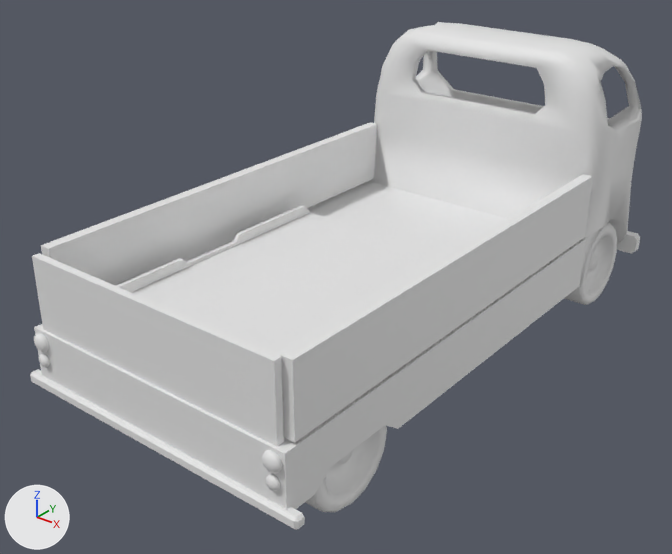
Renders of the FBX model Assets/Props/Truck/truck.fbx from each side of a commit.
One viewpoint serves both versions: a camera (50 mm lens) standing at (8.13, -11.33, 8.01) and looking at (-0.28, -0.82, 1.49). The lights are fixed; the arrows at lower left show +X, +Y and +Z. Where no turn or scale is listed for an object, it has been applied to the vertices.

Objects in the first picture: 'L_SideDoor', 'R_SideDoor', 'RearDoor', 'Truck', 'ramp'.
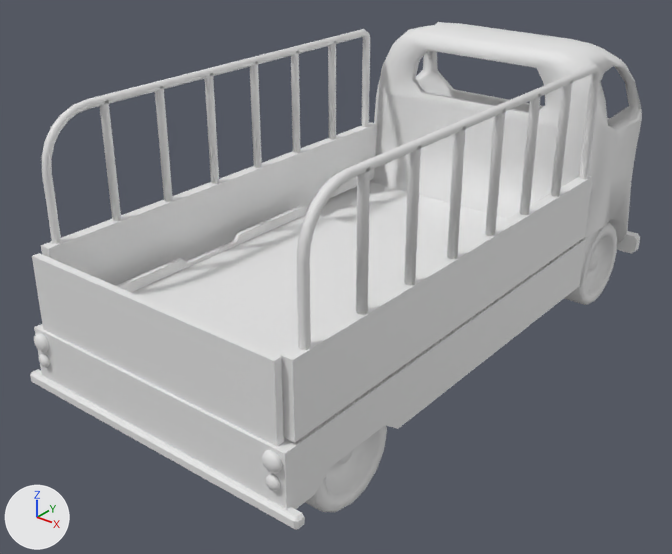
Patch to the scene script:
```diff
--- a/Assets/Props/Truck/truck.fbx.py
+++ b/Assets/Props/Truck/truck.fbx.py
@@ me_cube_005 @@
 # used by ob_r_sidedoor; location = (2.34, -1.17, 1.67)
-me_cube_005.from_pydata(...)  # 8 vertices, 6 faces; spans x -0.19..-0.01, y -3.67..3.85, z 0.04..1.13
+me_cube_005.from_pydata(...)  # 152 vertices, 114 faces; spans x -0.19..-0.01, y -3.67..3.85, z 0.04..3.01
+# me_cube_005 part 4: a new loose piece of 72 vertices spanning x -0.16..-0.04, y -3.44..3.75, z 1.07..3.01, in mat_truck_mat (white #e7e7e7)
+# me_cube_005 part 5
+# 36 vertices are added at x -0.16..-0.04, y -2.39..2.75, z 1.07
+# 36 new vertices lie (0.0, 0.0, 1.87) away from vertices in x -0.16..-0.04, y -2.39..2.75, z 1.07
+# 42 new faces join them
+# me_cube_005 part 6: the surface is now shaded smooth
 me_cube_005.materials.append(mat_truck_mat)
@@ me_door @@
 # used by ob_l_sidedoor; location = (-2.32, -1.08, 1.71)
-me_door.from_pydata(...)  # 8 vertices, 6 faces; spans x 0.02..0.19, y -3.67..3.85, z 0.04..1.13
+me_door.from_pydata(...)  # 152 vertices, 114 faces; spans x 0.02..0.19, y -3.67..3.85, z 0.04..2.97
+# me_door part 1: a new loose piece of 72 vertices spanning x 0.03..0.15, y -3.53..3.66, z 1.03..2.97, in mat_truck_mat (white #e7e7e7)
+# me_door part 2
+# 36 vertices are added at x 0.03..0.15, y -2.48..2.66, z 1.03
+# 36 new vertices lie (0.0, 0.0, 1.87) away from vertices in x 0.03..0.15, y -2.48..2.66, z 1.03
+# 42 new faces join them
+# me_door part 3: the surface is now shaded smooth
 me_door.materials.append(mat_truck_mat)
```

Pixel boxes (x1, y1, x2, y2) of what changed, in the pictures (672 x 554 px):
'R_SideDoor', reshaped (41% taller)
    before: (281, 174, 593, 443)
    after: (281, 64, 601, 443)
'L_SideDoor', reshaped (56% taller)
    before: (41, 122, 377, 286)
    after: (41, 29, 377, 286)
part 1 of me_door, added
    after: (41, 29, 370, 244)
part 2 of me_door, added
    after: (100, 41, 336, 221)
part 4 of me_cube_005, added
    after: (297, 64, 601, 350)
part 5 of me_cube_005, added
    after: (356, 80, 573, 315)
